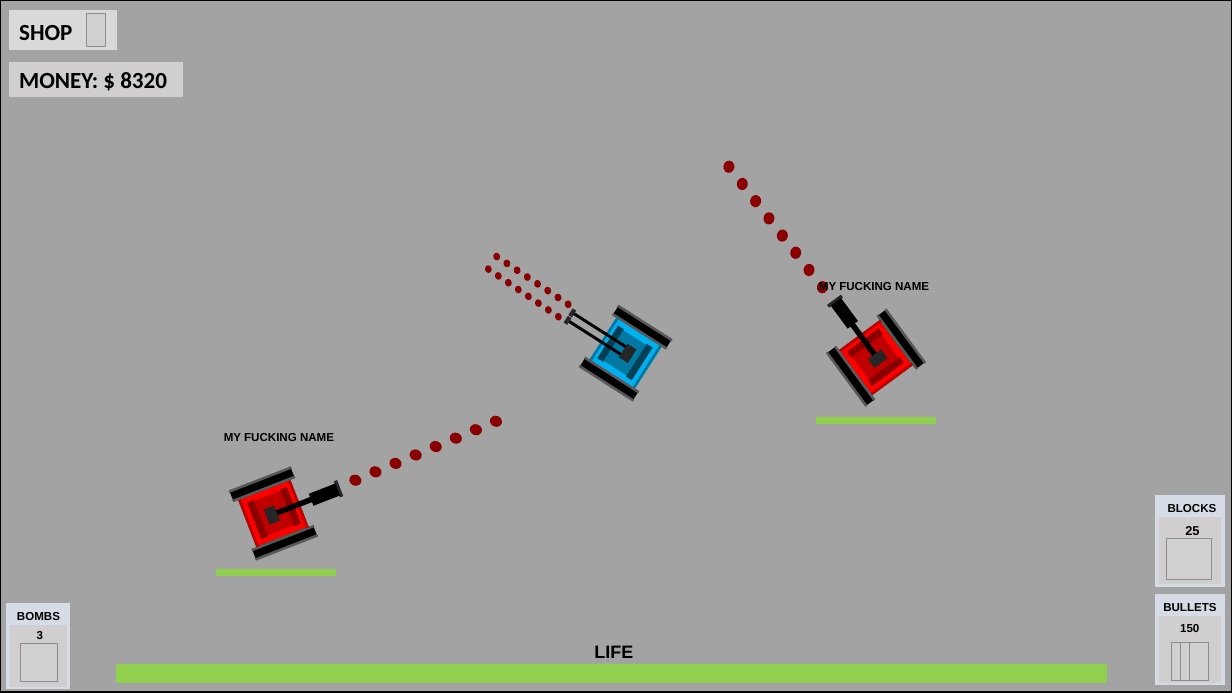
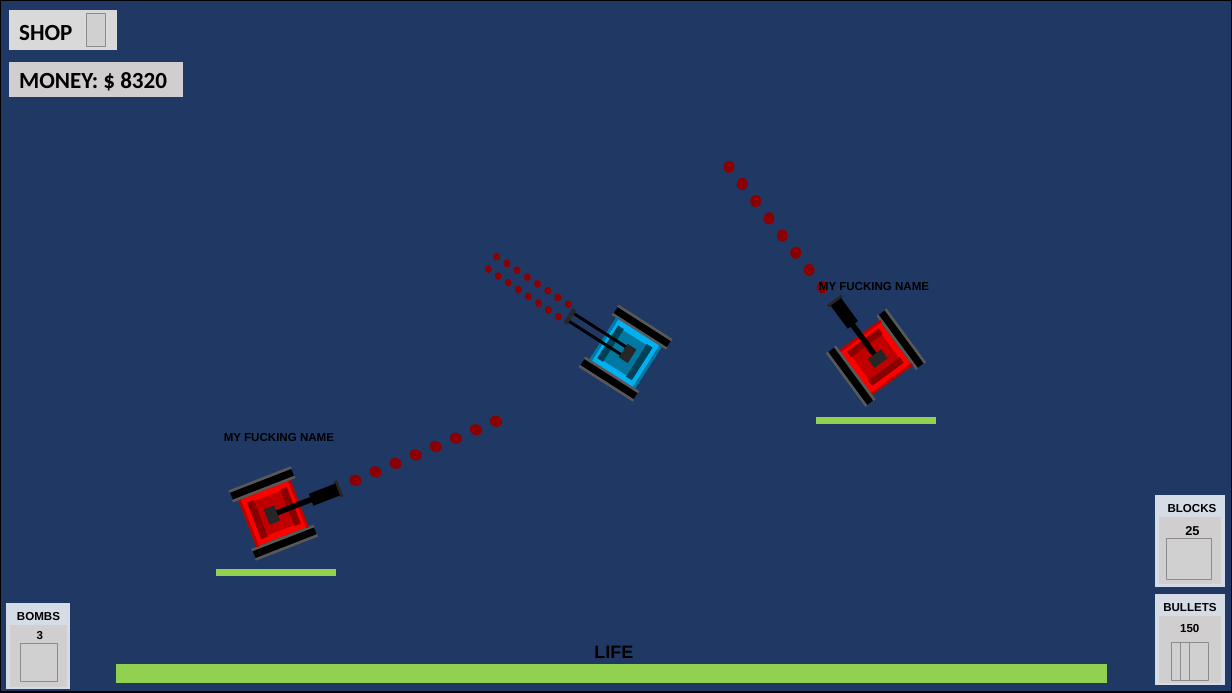
Before and after one commit to RodrigoTeran/Online-Web-Game-TimeOfWar.io-, a slide deck: slide 2 of Info/Dinámica del juego.pptx. Drawn at 1232x693 pixels with LibreOffice and Linux fonts; fonts in the diff are those of the drawing; grey boxes stand for pictures. Boxes give left, top, right and bottom in pixels: in the first picture for what was removed or moved away, otherwise in the second. Text is boxed around its words. In the diff, an @@ line names an element or a change of style, - is before the commit and + after.

```diff
--- a/Info/Dinámica del juego.pptx
+++ b/Info/Dinámica del juego.pptx
@@ rectangle at <box>0,0,1232,693</box>: fill #A3A3A3 to #203864 @@
```
Also in this commit, not shown: 5 other files.
